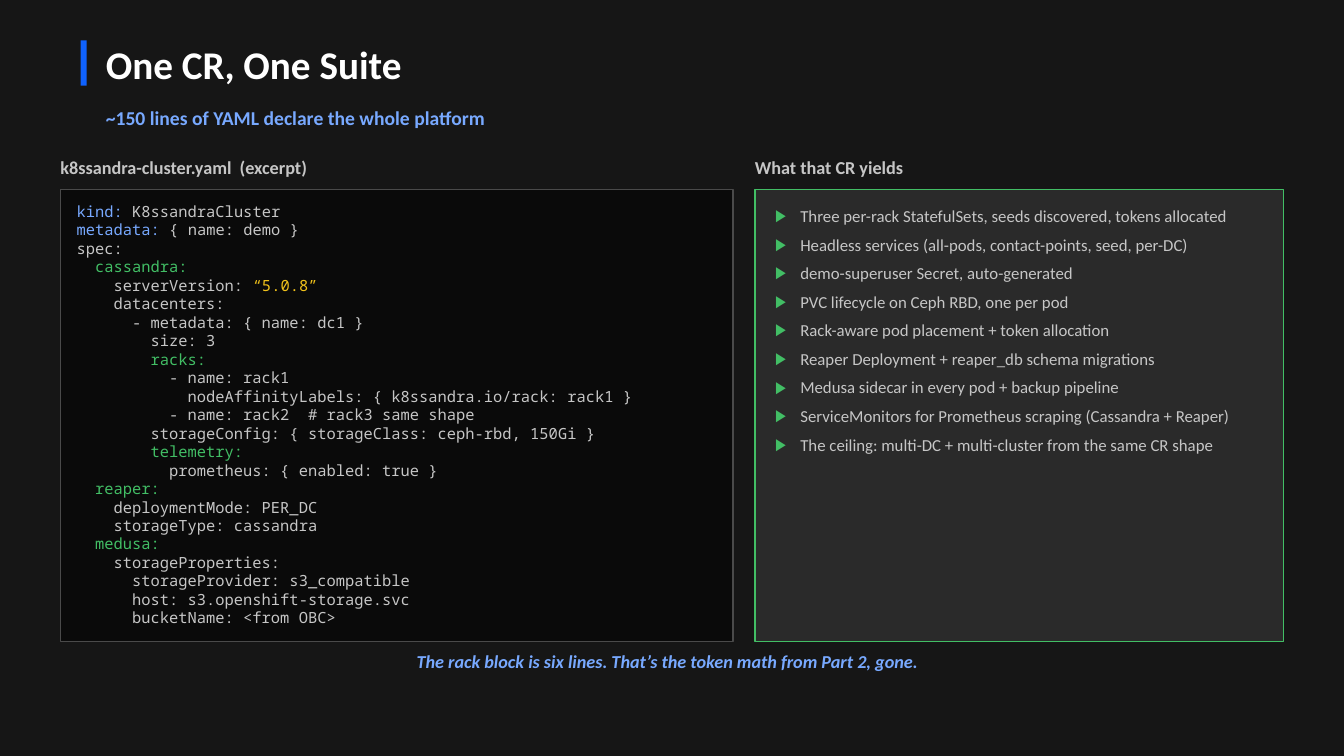
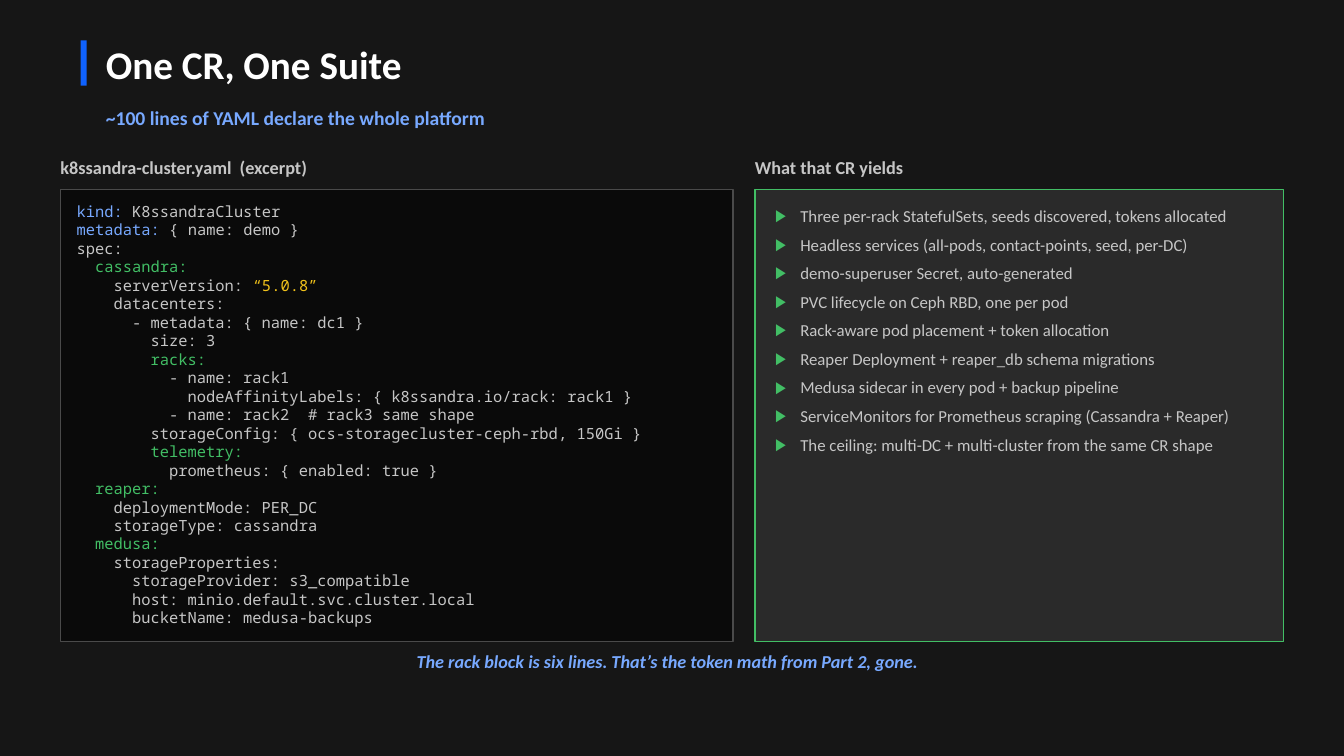
Before and after one commit to jamesc127/k8ssandra-mcp-workshop, a slide deck: slide 5 of k8ssandra-reference-architecture.pptx. Drawn at 1344x756 pixels with LibreOffice and Linux fonts; fonts in the diff are those of the drawing. Boxes give left, top, right and bottom in pixels: in the first picture for what was removed or moved away, otherwise in the second. Text is boxed around its words. In the diff, an @@ line names an element or a change of style, - is before the commit and + after.

```diff
--- a/k8ssandra-reference-architecture.pptx
+++ b/k8ssandra-reference-architecture.pptx
@@ text at (x1=106, y1=111, x2=485, y2=128): text changed @@
-~150 lines of YAML declare the whole platform
+~100 lines of YAML declare the whole platform
@@ text in rectangle at (x1=151, y1=427, x2=623, y2=443): text changed @@
-storageConfig: { storageClass: ceph-rbd, 150Gi }
+storageConfig: { ocs-storagecluster-ceph-rbd, 150Gi }
@@ text in rectangle at (x1=132, y1=593, x2=475, y2=627): text changed @@
-host: s3.openshift-storage.svc
-bucketName: <from OBC>
+host: minio.default.svc.cluster.local
+bucketName: medusa-backups
```
Also in this commit, not shown: 13 other slides changed, 1 slide removed.
